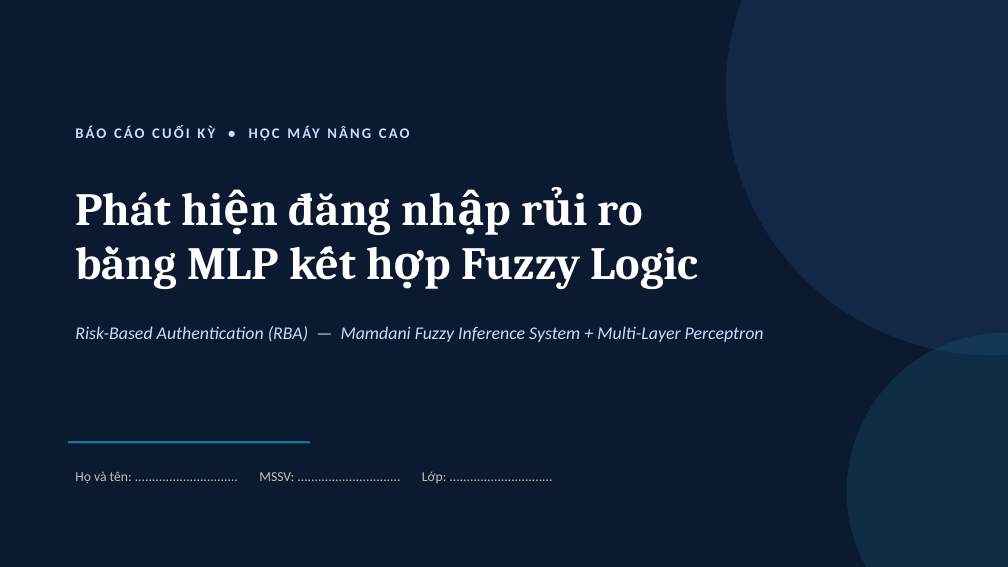
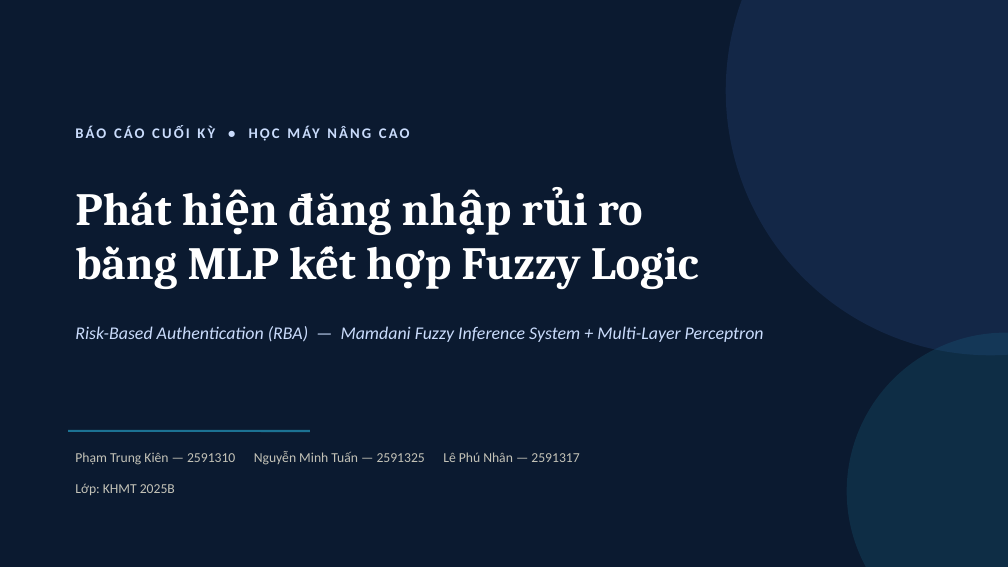
Before and after one commit to 2591317-student/MachineLearningAdvance, a slide deck: slide 1 of SlideThuyetTrinh_RBA_MLP_Fuzzy.pptx. Drawn at 1008x567 pixels with LibreOffice and Linux fonts; fonts in the diff are those of the drawing. Boxes give left, top, right and bottom in pixels: in the first picture for what was removed or moved away, otherwise in the second. Text is boxed around its words. In the diff, an @@ line names an element or a change of style, - is before the commit and + after.

Commit message:
Add student names/MSSV/class to title pages
Phạm Trung Kiên (2591310), Nguyễn Minh Tuấn (2591325), Lê Phú Nhân
(2591317) — Lớp KHMT 2025B. Added to both BaoCao_TongHop_RBA.docx
(previously had no name field at all) and the pptx title slide.

```diff
--- a/SlideThuyetTrinh_RBA_MLP_Fuzzy.pptx
+++ b/SlideThuyetTrinh_RBA_MLP_Fuzzy.pptx
@@ line moved from (68, 442) - (310, 442) to (68, 431) - (310, 431) @@
@@ text at <box>75,451,579,465</box>: text changed @@
-Họ và tên: .............................. MSSV: .............................. Lớp: ..............................
+Phạm Trung Kiên — 2591310 Nguyễn Minh Tuấn — 2591325 Lê Phú Nhân — 2591317
@@ text added at <box>75,483,175,495</box>, 13 pt, text #C3C2B7 @@
+Lớp: KHMT 2025B
```
Also in this commit, not shown: 2 other files.
